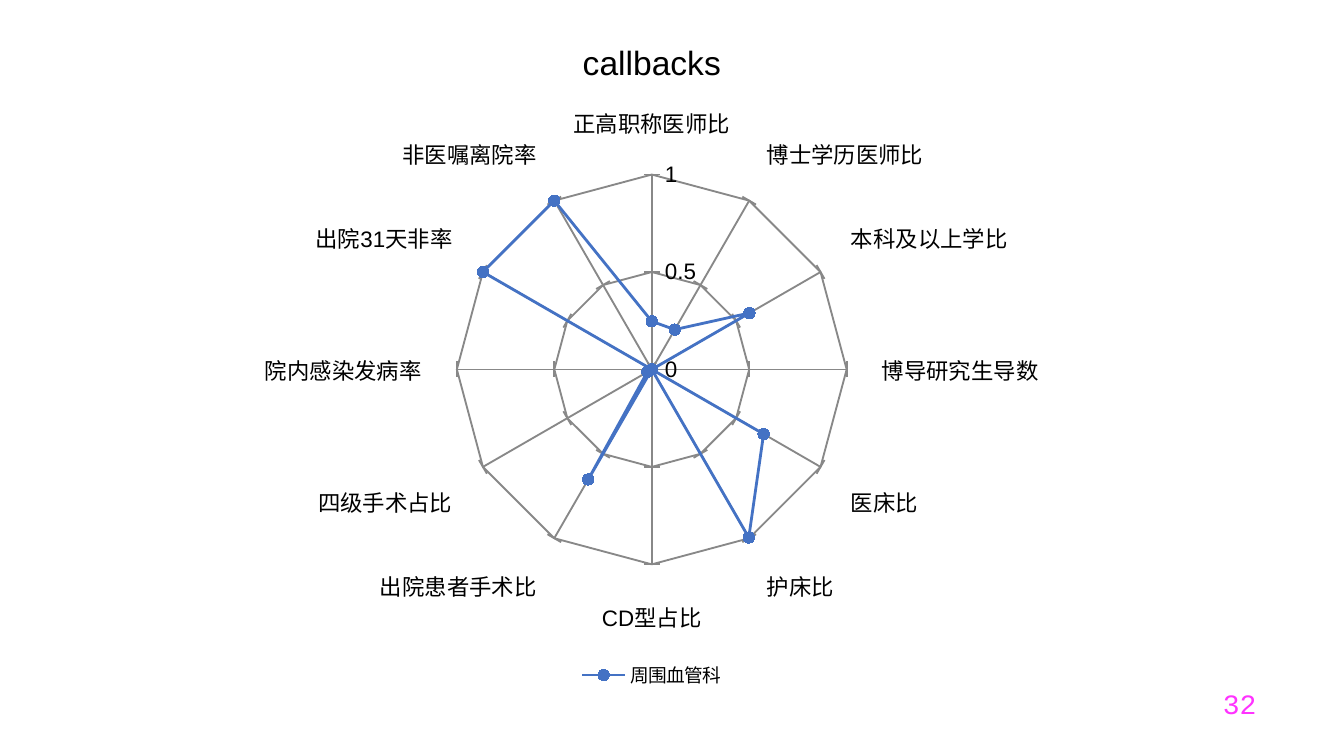
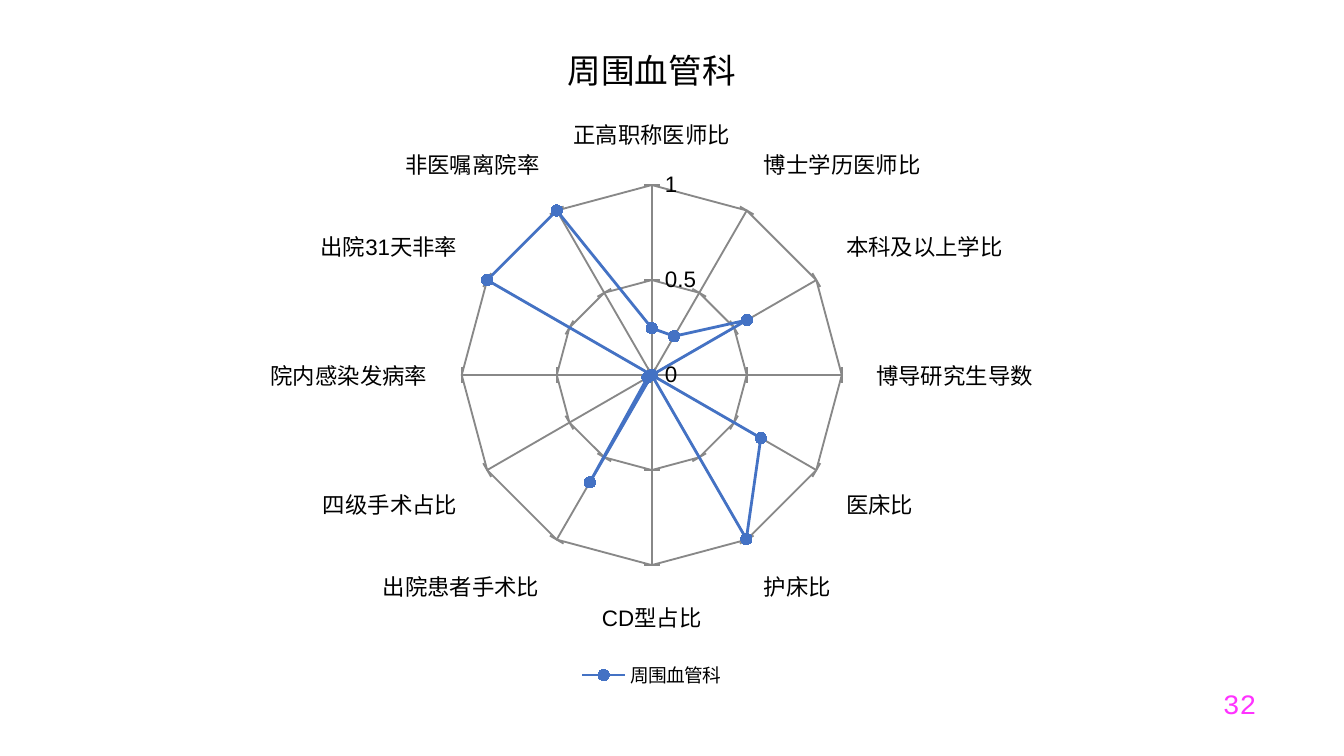
Before and after one commit to Tostig0916/hqcoffee, a slide deck: slide 32 of outputs/PPT/jsszyy.pptxgen.pptx. Drawn at 1344x756 pixels with LibreOffice and Linux fonts; fonts in the diff are those of the drawing. Boxes give left, top, right and bottom in pixels: in the first picture for what was removed or moved away, otherwise in the second. Text is boxed around its words. In the diff, an @@ line names an element or a change of style, - is before the commit and + after.

```diff
--- a/outputs/PPT/jsszyy.pptxgen.pptx
+++ b/outputs/PPT/jsszyy.pptxgen.pptx
@@ radar chart at (x1=13, y1=13, x2=1290, y2=694) @@
@@ title "callbacks" to "周围血管科" @@
```
Also in this commit, not shown: 36 other slides changed, 6 other files.
